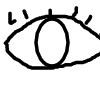
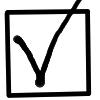
Two versions of the same layered image (100px x 100px). Layer-by-layer changes:
added layer "Paint Layer 15" above "Paint Layer 14" over [3, 0, 100, 98]
hid "Paint Layer 14" over [3, 0, 100, 98]
